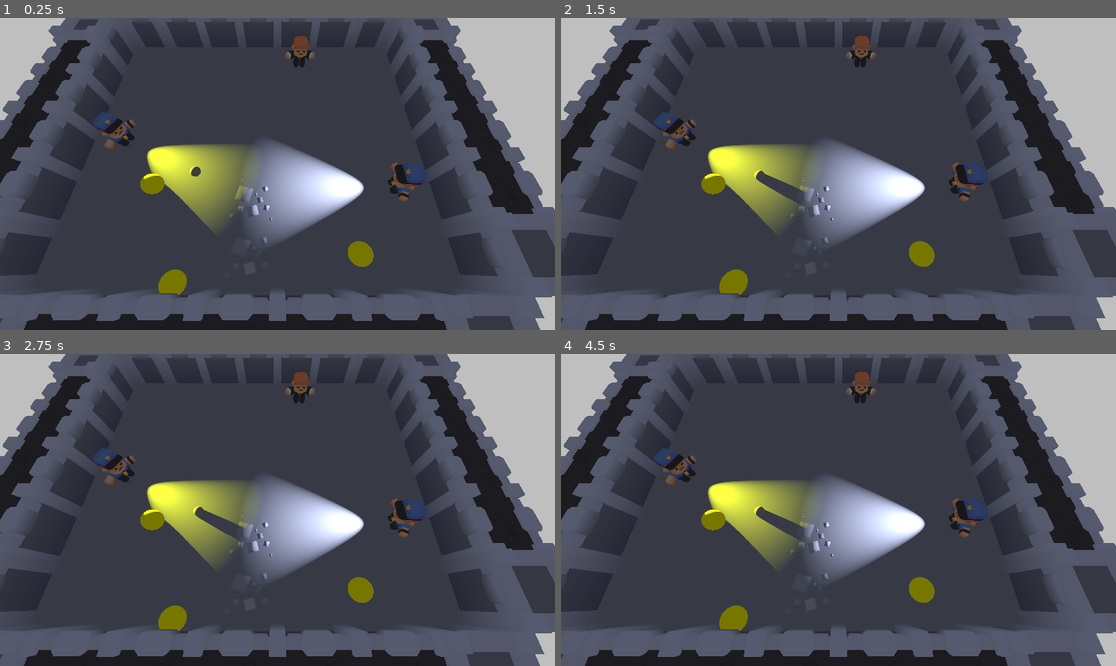
Above: before the commit, frames 1-4 (two rows, left to right).
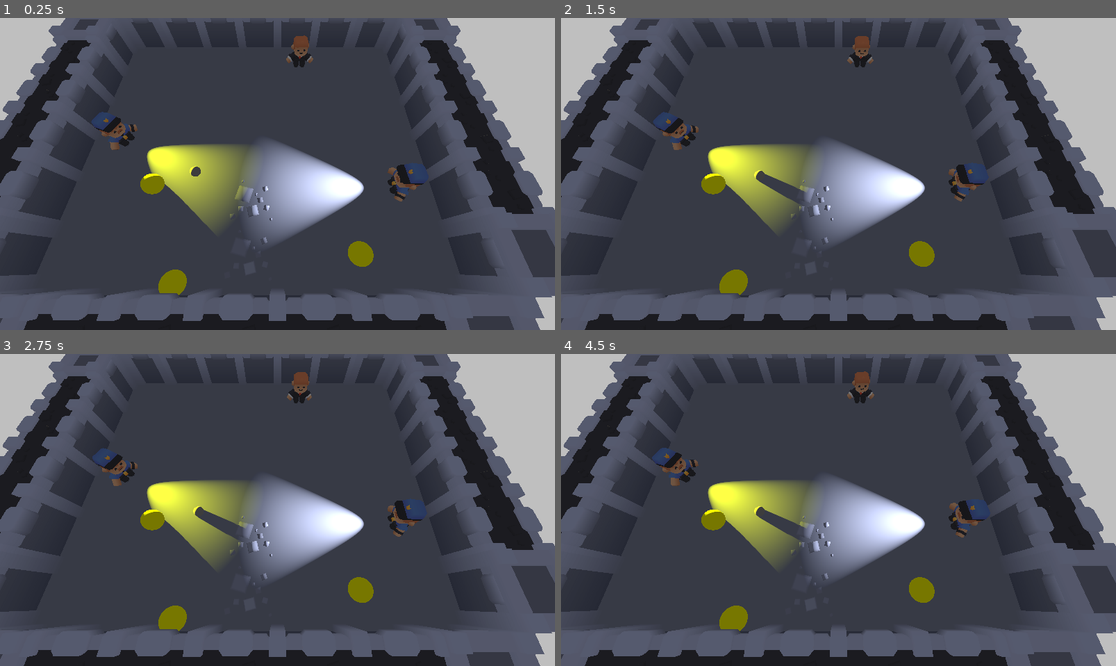
Above: after the commit, the same moments.

Repository: grandeisa/GGJ-2026
Game: Godot game, scene res://node/test_scene_3.tscn
Same seed, same stepped clock (60 frames per second), same inputs: the game is played once before the commit and once after it.
Inputs:
- Up to frame 1 (0.25 s): no input
- Up to frame 2 (1.5 s): no input
- Up to frame 3 (2.75 s): no input
- Up to frame 4 (4.5 s): tap Enter at 4.25 s

The runs differ from the first frame. In frame 1, 0.5% of the frame differs, in the area x 16-77%, y 5-59%; in frame 2, 0.4%; in frame 3, 0.3%; in frame 4, 0.5%.

Commit message:
Add animations

Diff:
--- a/node/enemy.tscn
+++ b/node/enemy.tscn
@@ -15,7 +15,7 @@
 collision_mask = 15
 script = ExtResource("1_1vtfq")
 
-[node name="character-male-c" parent="." unique_id=308401878 instance=ExtResource("2_1vtfq")]
+[node name="Model" parent="." unique_id=308401878 instance=ExtResource("2_1vtfq")]
 transform = Transform3D(1, 0, 0, 0, 1, 0, 0, 0, 1, 0, -0.25, 0)
 
 [node name="CollisionShape2D" type="CollisionShape3D" parent="." unique_id=556485750]
--- a/node/player.tscn
+++ b/node/player.tscn
@@ -24,7 +24,7 @@
 script = ExtResource("2_ourj3")
 input_prefix = &"t2"
 
-[node name="character-male-d" parent="." unique_id=119898574 instance=ExtResource("3_ourj3")]
+[node name="Model" parent="." unique_id=119898574 instance=ExtResource("3_ourj3")]
 transform = Transform3D(1, 0, 0, 0, 1, 0, 0, 0, 1, 0, -0.25, 0)
 
 [node name="CollisionShape2D" type="CollisionShape3D" parent="." unique_id=556485750]
--- a/scripts/enemy/enemy.gd
+++ b/scripts/enemy/enemy.gd
@@ -9,10 +9,12 @@
 
 @onready var light: SpotLight3D = $SpotLight3D
 @onready var view_area: Area3D = $Area3D
+@onready var model_animator: AnimationPlayer = $Model/AnimationPlayer
 
 var target: Node3D = null
 
 func _process(_delta: float) -> void:
+	model_animator.play("idle")
 	if target:
 		if target is Player:
 			light.light_color = chase_light_color
--- a/scripts/player.gd
+++ b/scripts/player.gd
@@ -11,6 +11,7 @@
 @onready var input: PlayerInput = $PlayerInput
 @onready var item_area: Area3D = $ItemArea3D
 @onready var item_origin: Node3D = $ItemOrigin
+@onready var model_animator: AnimationPlayer = $Model/AnimationPlayer
 
 var direction: Vector2 = Vector2.UP
 
--- a/scripts/state-machine/player/walk_player_state.gd
+++ b/scripts/state-machine/player/walk_player_state.gd
@@ -42,9 +42,11 @@
 		player_rotation = angle_to_move_direction
 		var move_velocity = move_direction * Player.SPEED
 		player.velocity = Vector3(move_velocity.x, player.velocity.y, move_velocity.y)
+		player.model_animator.play('sprint')
 	else:
 		player.velocity.x = move_toward(player.velocity.x, 0, Player.SPEED)
 		player.velocity.z = move_toward(player.velocity.z, 0, Player.SPEED)
+		player.model_animator.play('idle')
 
 	player.rotation.y = player_rotation
 
